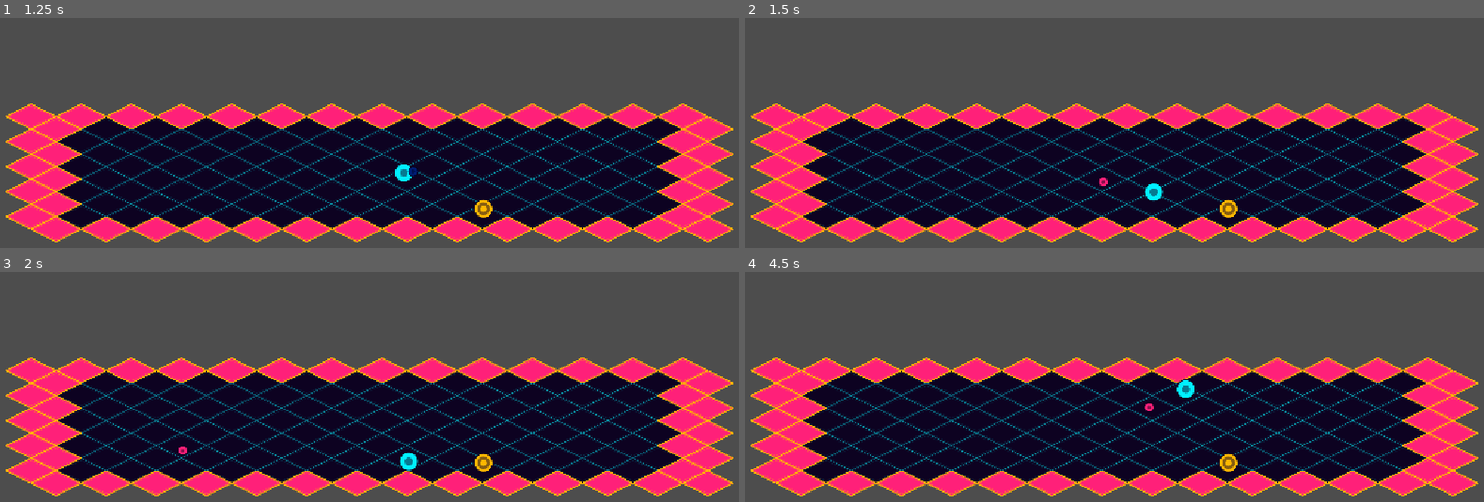
Above: before the commit, frames 1-4 (two rows, left to right).
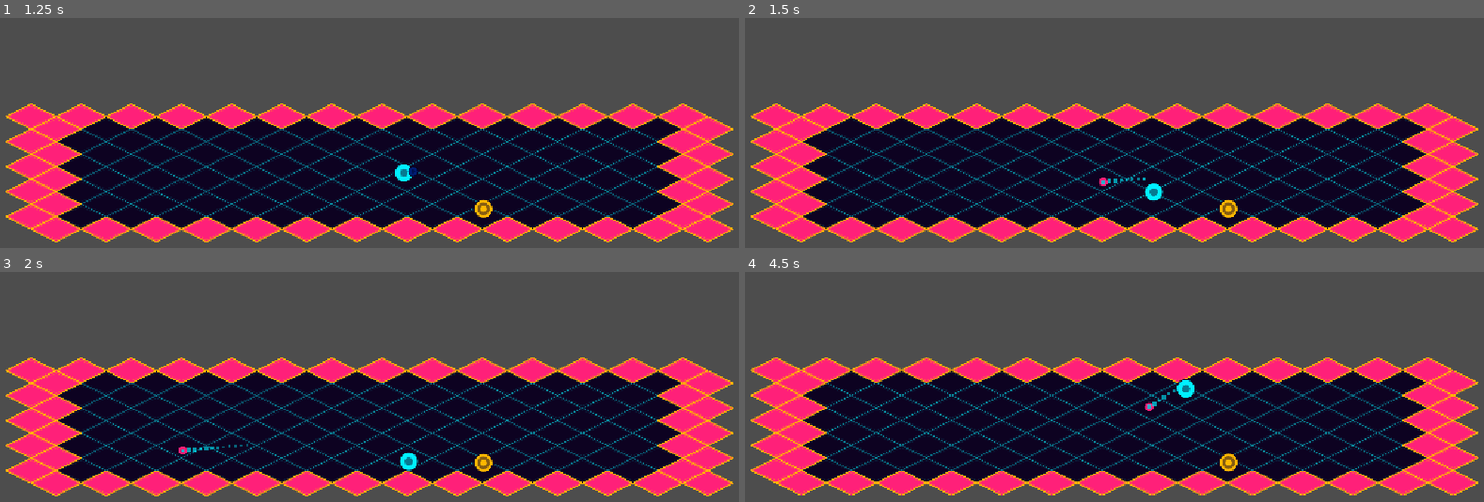
Above: after the commit, the same moments.

Repository: valeroman/Discus-Maximus
Game: Godot game, scene res://levels/test_arena.tscn
Same seed, same stepped clock (60 frames per second), same inputs: the game is played once before the commit and once after it. The project has no main scene, so this scene is started directly.
Inputs (mouse positions are in pixels of both pictures, inside the frame that each line leads up to):
- Up to frame 1 (1.25 s): tap Enter at 0.5 s; move the mouse to (532, 151) at 0.52 s; hold D (move_right) from 0.53 s (still down); hold Shift (block) from 0.53 s (still down); click (532, 151) at 0.8 s
- Up to frame 2 (1.5 s): move the mouse to (966, 195) at 1.27 s; release D (move_right) at 1.28 s; release Shift (block) at 1.28 s; hold S (move_down) from 1.28 s (still down); click (966, 195) at 1.35 s
- Up to frame 3 (2 s): keep holding S (move_down); tap Shift (block) at 1.55 s
- Up to frame 4 (4.5 s): move the mouse to (1188, 334) at 2.02 s; release S (move_down) at 2.03 s; hold D (move_right) 2.03-2.78 s; hold Shift (block) 2.03-2.78 s; click (1188, 334) at 2.3 s; move the mouse to (outside the picture) at 2.77 s; hold W (move_up) 2.78-3.53 s; tap Space (dash) at 2.85 s; tap Shift (block) at 3.05 s; move the mouse to (1343, 490) at 3.52 s; hold A (move_left) from 3.53 s (still down); right-click (1343, 490) at 3.6 s; click (1343, 490) at 3.8 s; move the mouse to (885, 364) at 4.27 s; click (885, 364) at 4.35 s

Frame 1 is identical in both runs. In frame 2, less than 0.1% of the frame differs, in the area x 48-55%, y 69-73%; in frame 3, less than 0.1%; in frame 4, 7.6%, in the area x 0-100%, y 37-98%.

Commit message:
feat: Enhance audio manager and juice effects for disc interactions

Diff:
--- a/autoload/audio_manager.gd
+++ b/autoload/audio_manager.gd
@@ -1,4 +1,13 @@
 extends Node
+
+func _ready() -> void:
+	EventBus.disc_thrown.connect(func(_origin, _direction): play_sfx("throw"))
+	EventBus.disc_bounced.connect(func(_position, _bounces_left, _shake_intensity): play_sfx("bounce"))
+	EventBus.disc_caught.connect(func(): play_sfx("catch"))
+	EventBus.disc_blocked.connect(_on_disc_blocked)
+
+func _on_disc_blocked(perfect: bool) -> void:
+	play_sfx("parry" if perfect else "block")
 
 func play_sfx(sfx_id: String) -> void:
 	pass
--- a/autoload/juice.gd
+++ b/autoload/juice.gd
@@ -1,4 +1,10 @@
 extends Node
+
+func _ready() -> void:
+	EventBus.disc_bounced.connect(_on_disc_bounced)
+
+func _on_disc_bounced(_position: Vector2, _bounces_left: int, shake_intensity: float) -> void:
+	shake(shake_intensity)
 
 func shake(intensity: float) -> void:
 	var camera := get_viewport().get_camera_2d()
--- a/entities/disc/disc.tscn
+++ b/entities/disc/disc.tscn
@@ -6,6 +6,13 @@
 
 [sub_resource type="CircleShape2D" id="CircleShape2D_disc"]
 radius = 12.0
+
+[sub_resource type="Curve" id="Curve_trail_scale"]
+_data = [Vector2(0, 1), 0.0, 0.0, 0, 0, Vector2(1, 0), 0.0, 0.0, 0, 0]
+point_count = 2
+
+[sub_resource type="Gradient" id="Gradient_trail_fade"]
+colors = PackedColorArray(0, 0.941176, 1, 0.7, 0, 0.941176, 1, 0)
 
 [node name="Disc" type="CharacterBody2D"]
 collision_layer = 8
@@ -22,13 +29,14 @@
 [node name="Trail" type="CPUParticles2D" parent="."]
 emitting = false
 amount = 20
-lifetime = 0.3
+lifetime = 0.35
 local_coords = false
 direction = Vector2(0, 0)
 spread = 180.0
 gravity = Vector2(0, 0)
 initial_velocity_min = 0.0
 initial_velocity_max = 0.0
-scale_amount_min = 0.3
-scale_amount_max = 0.5
-color = Color(0, 0.941176, 1, 0.6)
+scale_amount_min = 8.0
+scale_amount_max = 10.0
+scale_amount_curve = SubResource("Curve_trail_scale")
+color_ramp = SubResource("Gradient_trail_fade")
Not shown: 1 places in entities/disc/disc.tscn that only renumber resources
